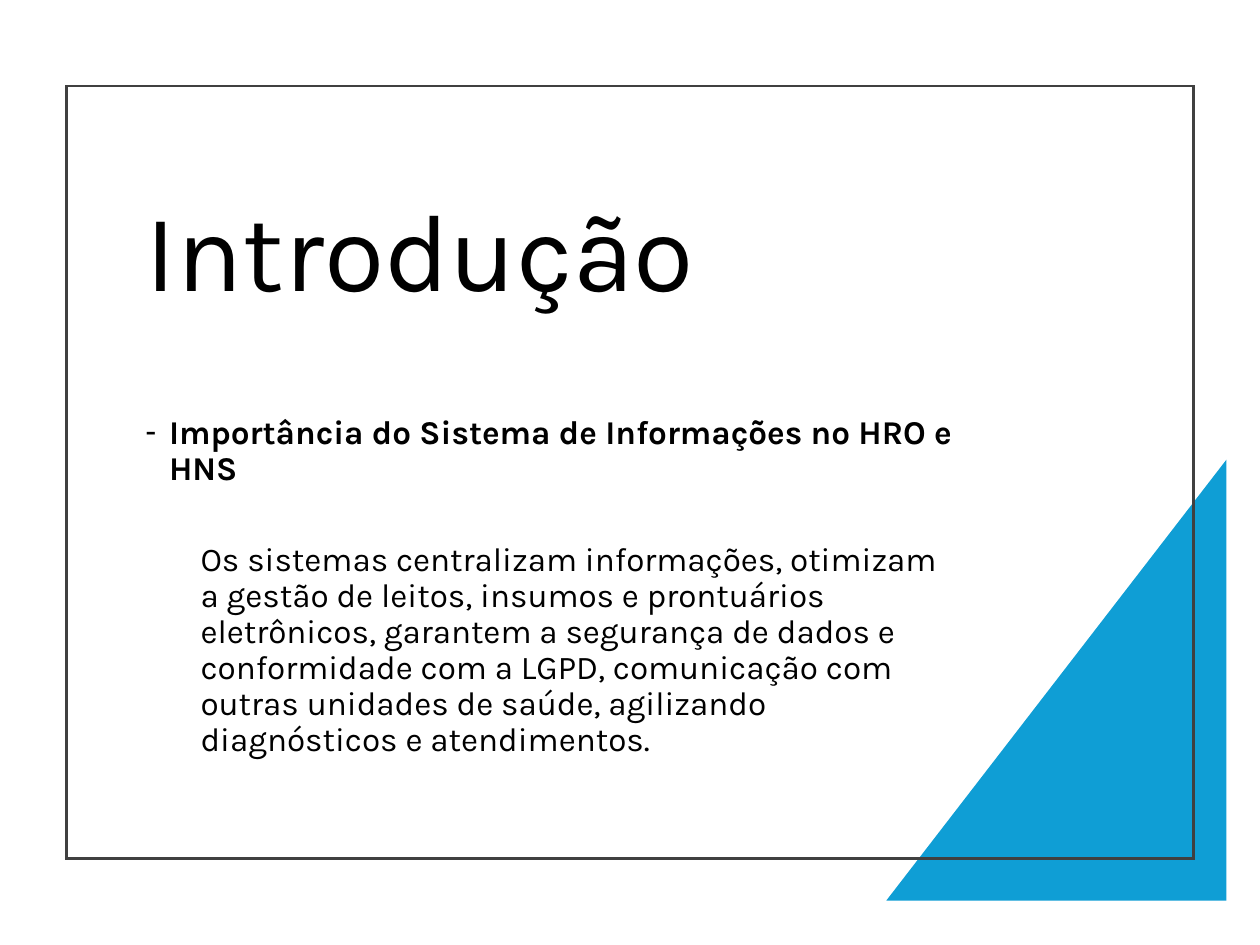
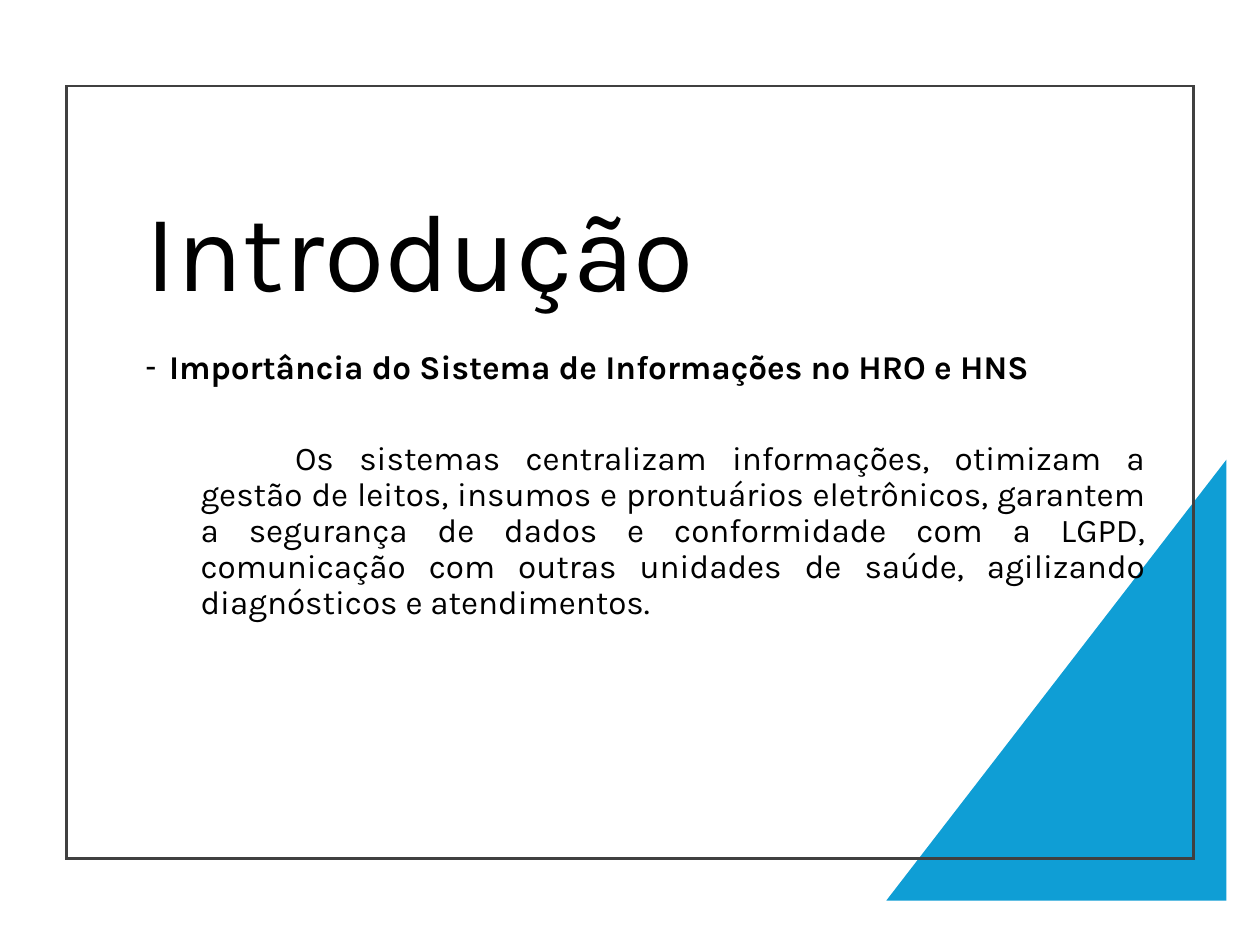
Before and after one commit to ProjetosALVF/ALVF_ProspeccaoGestao_TI, a slide deck: slide 3 of ALVF_Estrutura_de_TI_ConselhoDe Administracao_Fev_2025/Apresentação_ProspecçãodaEstrutura_SI_ALVF.pptx. Drawn at 1260x945 pixels with LibreOffice and Linux fonts; fonts in the diff are those of the drawing. Boxes give left, top, right and bottom in pixels: in the first picture for what was removed or moved away, otherwise in the second. Text is boxed around its words. In the diff, an @@ line names an element or a change of style, - is before the commit and + after.

```diff
--- a/ALVF_Estrutura_de_TI_ConselhoDe Administracao_Fev_2025/Apresentação_ProspecçãodaEstrutura_SI_ALVF.pptx
+++ b/ALVF_Estrutura_de_TI_ConselhoDe Administracao_Fev_2025/Apresentação_ProspecçãodaEstrutura_SI_ALVF.pptx
@@ text "Importância do Sistema de Informações ...": place and size @@
-text "Importância do Sistema de Informações ..." at [169,419,952,759]
+text "Importância do Sistema de Informações ..." at [169,354,1145,622]
@@ text at [201,447,1145,622]: alignment left to justified @@
```
Also in this commit, not shown: 4 other slides changed, 2 slides added.
